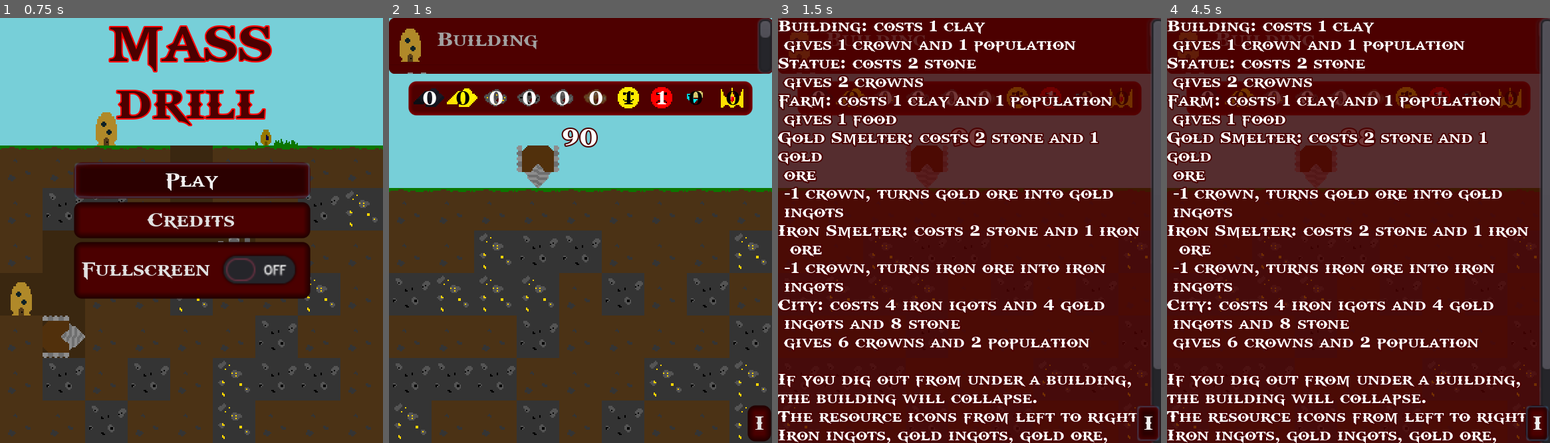
Above: before the commit, frames 1-4 (left to right).
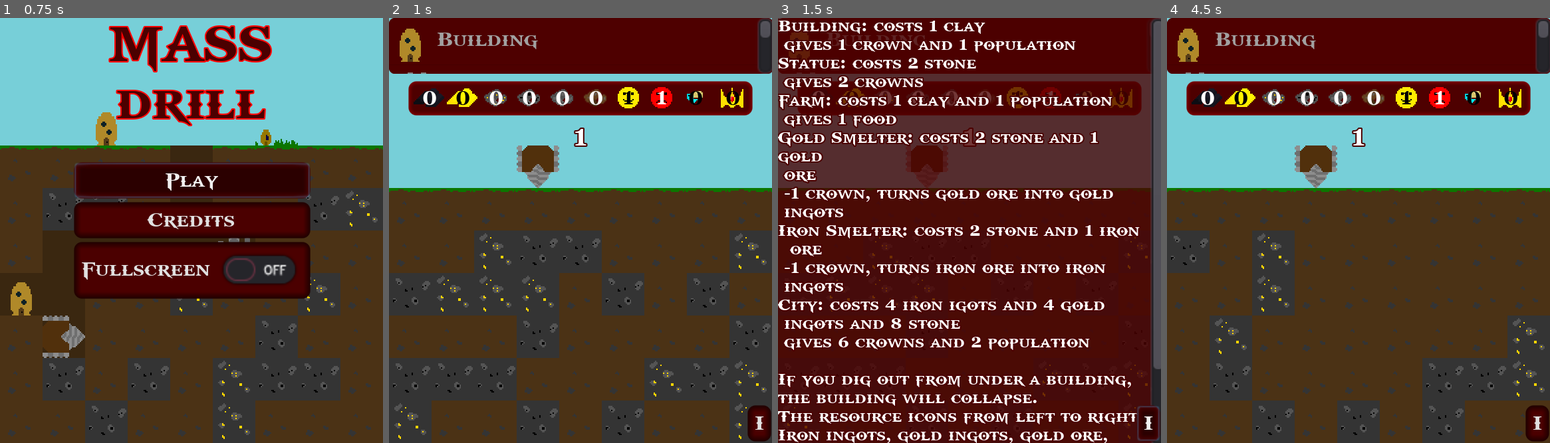
Above: after the commit, the same moments.

Repository: the-alex-g/LD48
Game: Godot game, scene res://Main/MainMenu.tscn
The game is run twice, just before and just after one commit, with the same random seed, the same clock (stepped at 60 frames per second) and the same inputs.
Inputs (mouse positions are in pixels of both pictures, inside the frame that each line leads up to):
- Up to frame 1 (0.75 s): click "Play" at 0.5 s
- Up to frame 2 (1 s): no input
- Up to frame 3 (1.5 s): click "I" at 1.25 s
- Up to frame 4 (4.5 s): click "I" at 2 s; click "I" at 2.75 s; tap Enter at 3.5 s; move the mouse to (1442, 209) at 3.52 s; click (1442, 209) at 3.67 s; tap Space at 4.25 s; move the mouse to (1281, 251) at 4.27 s; click (1281, 251) at 4.42 s

Frame 1 is identical in both runs. In frame 2, 0.3% of the frame differs, in the area x 44-55%, y 25-31%; in frame 3, 0.1%; in frame 4, 85%, in the area x 0-100%, y 0-100%.

Commit message:
Add high score reset

Diff:
--- a/project/Main/GameOver.gd
+++ b/project/Main/GameOver.gd
@@ -34,6 +34,7 @@
 	yield(get_tree().create_timer(0.2),"timeout")
 	_ignore = get_tree().change_scene("res://Main/Main.tscn")
 	ResourceManager.reset()
+	SelectionManager.reset()
 
 
 func _on_MainMenu_pressed():
--- a/project/Main/Main.tscn
+++ b/project/Main/Main.tscn
@@ -137,7 +137,6 @@
 }
 
 [node name="GameTimer" type="Timer" parent="."]
-wait_time = 90.0
 one_shot = true
 autostart = true
 
--- a/project/ResourceManager.gd
+++ b/project/ResourceManager.gd
@@ -37,9 +37,7 @@
 
 
 func _ready()->void:
-	var err := config.load(CONFIG_PATH)
-	if err == OK:
-		high_score = config.get_value("save", "highscore", 0)
+	load_high()
 
 
 func _process(_delta:float)->void:
@@ -50,6 +48,12 @@
 func save_high(new_high:int = high_score)->void:
 	config.set_value("save", "highscore", new_high)
 	_ignore = config.save(CONFIG_PATH)
+
+
+func load_high()->void:
+	var err := config.load(CONFIG_PATH)
+	if err == OK:
+		high_score = config.get_value("save", "highscore", 0)
 
 
 func reset()->void:
@@ -64,3 +68,4 @@
 	base_crowns = 0
 	crowns = 0
 	modifier = 0
+	load_high()
